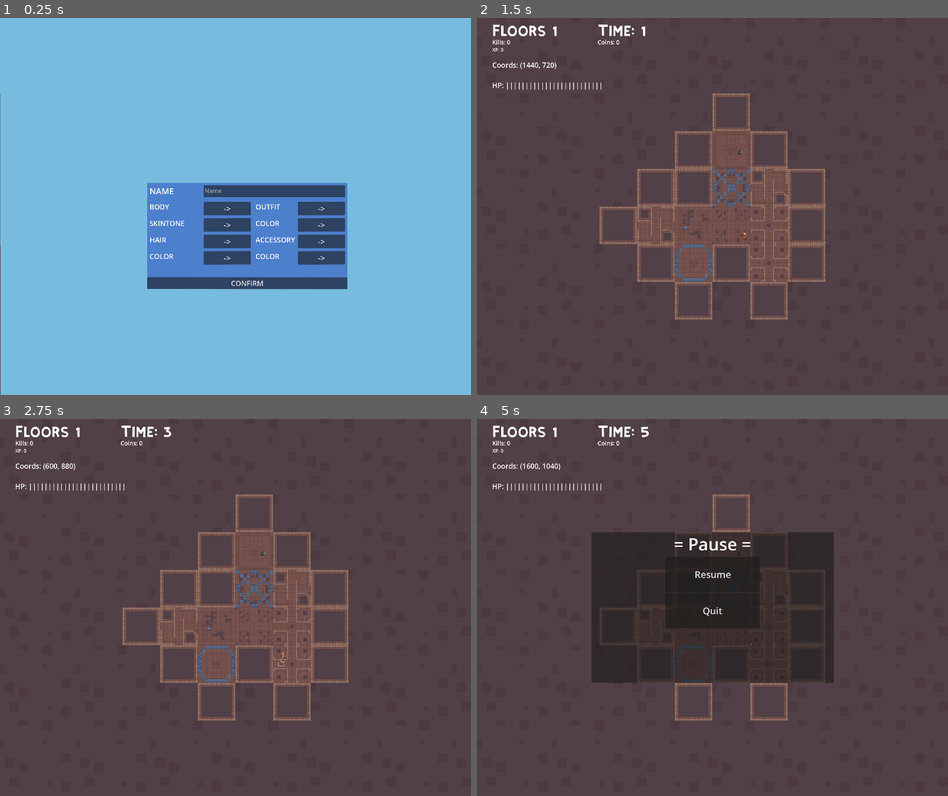
Above: before the commit, frames 1-4 (two rows, left to right).
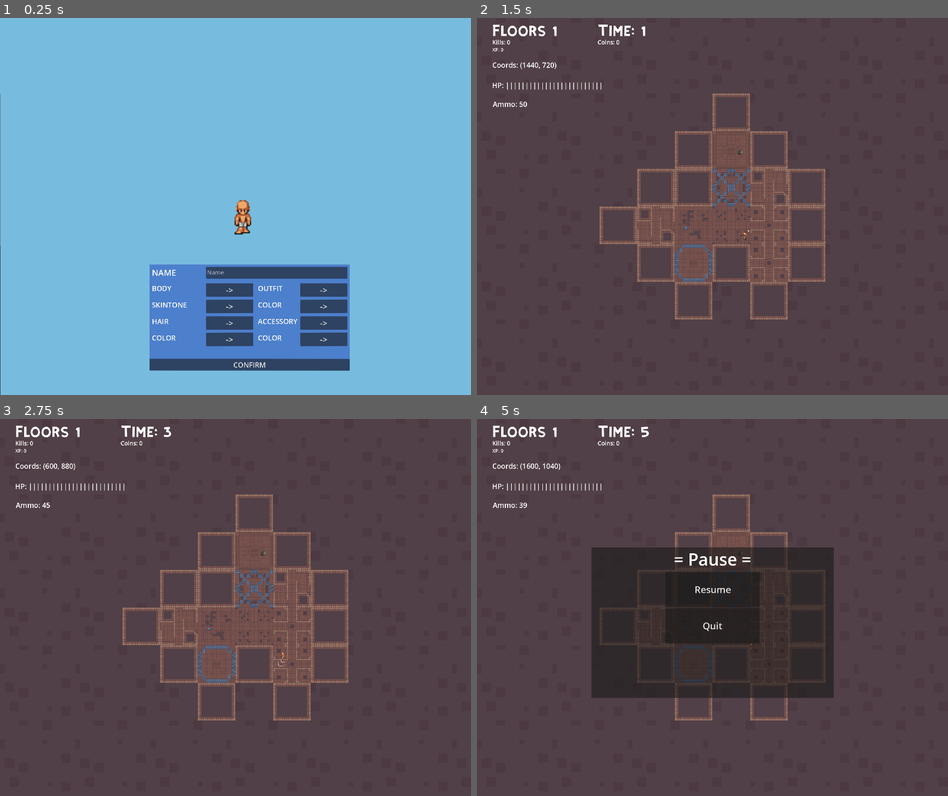
Above: after the commit, the same moments.

Repository: jaxonavena/Calamity
Game: Godot game, scene res://scenes/Character_Creator.tscn
Two runs of this game, one before a commit and one after it. Both use one fixed random seed, a clock stepped at 60 frames per second and the inputs below.
Inputs (mouse positions are in pixels of both pictures, inside the frame that each line leads up to):
- Up to frame 1 (0.25 s): no input
- Up to frame 2 (1.5 s): click "CONFIRM" at 0.5 s; tap Enter at 1.25 s; move the mouse to (816, 187) at 1.27 s; press the mouse at (816, 187) at 1.28 s; hold Right (ui_right) from 1.28 s (still down)
- Up to frame 3 (2.75 s): tap Space (attack) at 2, 2.1 s; move the mouse to (141, 626) at 2.02 s; release Right (ui_right) at 2.03 s; release the mouse at (141, 626) at 2.03 s; hold Down (ui_down) from 2.03 s (still down); click (141, 626) at 2.3 s
- Up to frame 4 (5 s): tap Enter at 2.75 s; move the mouse to (759, 524) at 2.77 s; release Down (ui_down) at 2.78 s; press the mouse at (759, 524) at 2.78 s; hold Right (ui_right) 2.78-3.53 s; tap Space (attack) at 3.5 s; move the mouse to (688, 682) at 3.52 s; release the mouse at (688, 682) at 3.53 s; hold Up (ui_up) 3.53-4.28 s; tap Tab (switch_weapon) at 3.6 s; click (688, 682) at 3.8 s; move the mouse to (853, 664) at 4.27 s; hold Left (ui_left) from 4.28 s (still down); hold E from 4.28 s (still down); click (853, 664) at 4.55 s; tap Escape (pause) at 4.9 s

The runs differ from the first frame. In frame 1, 20% of the frame differs, in the area x 31-75%, y 43-94%; in frame 2, less than 0.1%; in frame 3, less than 0.1%; in frame 4, 4.8%.
Error after the commit: Parse Error: Preload file "res://scenes/ammo.tscn" does not exist. (res://scripts/enemyglobin.gd:20)

Commit message:
Add ammo that is limited. Enemy goblins can drop more ammo.

Diff:
--- a/calamity-godotproject/scenes/Character_Creator.tscn
+++ b/calamity-godotproject/scenes/Character_Creator.tscn
@@ -1,12 +1,12 @@
-[gd_scene load_steps=10 format=3 uid="uid://s6lqdh421mbf"]
-
-[ext_resource type="Texture2D" uid="uid://ddt18x30kjjmp" path="res://art/body/char_a_p1_0bas_humn_v01.png" id="1_clu5r"]
+[gd_scene load_steps=10 format=3 uid="uid://rbf7b58e3qc4"]
+
+[ext_resource type="Texture2D" uid="uid://ddt18x30kjjmp" path="res://Godot-Fontpack-d244bf6170b399a6d4d26a0d906058ddf2dafdf1/fonts/Assets 4/body/char_a_p1_0bas_humn_v01.png" id="1_clu5r"]
 [ext_resource type="Script" path="res://scripts/character_creator.gd" id="1_gs0et"]
-[ext_resource type="Texture2D" uid="uid://dpg70eiwafm8x" path="res://art/hair/char_a_p1_4har_bob1_v01.png" id="2_07trh"]
+[ext_resource type="Texture2D" uid="uid://dpg70eiwafm8x" path="res://Godot-Fontpack-d244bf6170b399a6d4d26a0d906058ddf2dafdf1/fonts/Assets 4/hair/char_a_p1_4har_bob1_v01.png" id="2_07trh"]
 [ext_resource type="Script" path="res://scripts/body.gd" id="2_ks7au"]
-[ext_resource type="Texture2D" uid="uid://b0xun5rcnfovr" path="res://art/outfit/char_a_p1_1out_boxr_v01.png" id="3_5077u"]
+[ext_resource type="Texture2D" uid="uid://b0xun5rcnfovr" path="res://Godot-Fontpack-d244bf6170b399a6d4d26a0d906058ddf2dafdf1/fonts/Assets 4/outfit/char_a_p1_1out_boxr_v01.png" id="3_5077u"]
 [ext_resource type="Script" path="res://scripts/hair.gd" id="4_in7pi"]
-[ext_resource type="Texture2D" uid="uid://7rd0x02oxatk" path="res://art/accessories/char_a_p1_5hat_pfht_v04.png" id="4_n3u0l"]
+[ext_resource type="Texture2D" uid="uid://7rd0x02oxatk" path="res://Godot-Fontpack-d244bf6170b399a6d4d26a0d906058ddf2dafdf1/fonts/Assets 4/accessories/char_a_p1_5hat_pfht_v04.png" id="4_n3u0l"]
 [ext_resource type="Script" path="res://scripts/outfit.gd" id="6_pt14n"]
 [ext_resource type="Script" path="res://scripts/accessory.gd" id="8_puxo0"]
 
@@ -20,7 +20,7 @@
 color = Color(0.466667, 0.737255, 0.870588, 1)
 
 [node name="Skeleton" type="Node2D" parent="."]
-position = Vector2(1000, 1000)
+position = Vector2(1029.33, 860.999)
 scale = Vector2(5, 5)
 
 [node name="Body" type="Node2D" parent="Skeleton"]
@@ -63,13 +63,14 @@
 anchor_top = 1.0
 anchor_right = 0.5
 anchor_bottom = 1.0
-offset_left = -375.0
-offset_top = -900.0
-offset_right = 475.0
-offset_bottom = -450.0
+offset_left = -365.0
+offset_top = -554.0
+offset_right = 485.0
+offset_bottom = -104.0
 grow_horizontal = 2
 grow_vertical = 0
 color = Color(0.298039, 0.498039, 0.8, 1)
+metadata/_edit_use_anchors_ = true
 
 [node name="Details" type="ColorRect" parent="CreatorScreen/ColorRect"]
 layout_mode = 0
@@ -78,6 +79,7 @@
 offset_right = 840.0
 offset_bottom = 60.0
 color = Color(1, 1, 1, 0)
+metadata/_edit_use_anchors_ = true
 
 [node name="Label" type="Label" parent="CreatorScreen/ColorRect/Details"]
 layout_mode = 0
@@ -85,6 +87,7 @@
 offset_bottom = 42.0
 theme_override_font_sizes/font_size = 35
 text = "NAME"
+metadata/_edit_use_anchors_ = true
 
 [node name="TextEdit" type="TextEdit" parent="CreatorScreen/ColorRect/Details"]
 layout_mode = 1
@@ -99,6 +102,7 @@
 grow_vertical = 0
 theme_override_font_sizes/font_size = 25
 placeholder_text = "Name"
+metadata/_edit_use_anchors_ = true
 
 [node name="Body" type="ColorRect" parent="CreatorScreen/ColorRect"]
 layout_mode = 0
@@ -107,6 +111,7 @@
 offset_right = 360.0
 offset_bottom = 190.0
 color = Color(1, 1, 1, 0)
+metadata/_edit_use_anchors_ = true
 
 [node name="Label" type="Label" parent="CreatorScreen/ColorRect/Body"]
 layout_mode = 0
@@ -114,6 +119,7 @@
 offset_bottom = 42.0
 theme_override_font_sizes/font_size = 30
 text = "BODY"
+metadata/_edit_use_anchors_ = true
 
 [node name="Label2" type="Label" parent="CreatorScreen/ColorRect/Body"]
 layout_mode = 1
@@ -126,6 +132,7 @@
 grow_vertical = 0
 theme_override_font_sizes/font_size = 30
 text = "SKINTONE"
+metadata/_edit_use_anchors_ = true
 
 [node name="CollectionButton" type="Button" parent="CreatorScreen/ColorRect/Body"]
 layout_mode = 1
@@ -138,6 +145,7 @@
 grow_horizontal = 0
 theme_override_font_sizes/font_size = 35
 text = "->"
+metadata/_edit_use_anchors_ = true
 
 [node name="ColorButton" type="Button" parent="CreatorScreen/ColorRect/Body"]
 layout_mode = 1
@@ -155,13 +163,16 @@
 rotation = -0.00489868
 theme_override_font_sizes/font_size = 35
 text = "->"
+metadata/_edit_use_anchors_ = true
 
 [node name="Hair" type="ColorRect" parent="CreatorScreen/ColorRect"]
+layout_mode = 0
 offset_left = 10.0
 offset_top = 220.0
 offset_right = 360.0
 offset_bottom = 330.0
 color = Color(1, 1, 1, 0)
+metadata/_edit_use_anchors_ = true
 
 [node name="Label" type="Label" parent="CreatorScreen/ColorRect/Hair"]
 layout_mode = 0
@@ -169,6 +180,7 @@
 offset_bottom = 42.0
 theme_override_font_sizes/font_size = 30
 text = "HAIR"
+metadata/_edit_use_anchors_ = true
 
 [node name="Label2" type="Label" parent="CreatorScreen/ColorRect/Hair"]
 layout_mode = 1
@@ -182,6 +194,7 @@
 theme_override_font_sizes/font_size = 30
 text = "COLOR
 "
+metadata/_edit_use_anchors_ = true
 
 [node name="CollectionButton" type="Button" parent="CreatorScreen/ColorRect/Hair"]
 layout_mode = 1
@@ -194,6 +207,7 @@
 grow_horizontal = 0
 theme_override_font_sizes/font_size = 35
 text = "->"
+metadata/_edit_use_anchors_ = true
 
 [node name="ColorButton" type="Button" parent="CreatorScreen/ColorRect/Hair"]
 layout_mode = 1
@@ -211,6 +225,7 @@
 rotation = -0.00489868
 theme_override_font_sizes/font_size = 35
 text = "->"
+metadata/_edit_use_anchors_ = true
 
 [node name="Outfit" type="ColorRect" parent="CreatorScreen/ColorRect"]
 layout_mode = 1
@@ -223,6 +238,7 @@
 offset_bottom = 190.0
 grow_horizontal = 0
 color = Color(1, 1, 1, 0)
+metadata/_edit_use_anchors_ = true
 
 [node name="Label" type="Label" parent="CreatorScreen/ColorRect/Outfit"]
 layout_mode = 0
@@ -231,6 +247,7 @@
 offset_bottom = 49.0
 theme_override_font_sizes/font_size = 30
 text = "OUTFIT"
+metadata/_edit_use_anchors_ = true
 
 [node name="Label2" type="Label" parent="CreatorScreen/ColorRect/Outfit"]
 layout_mode = 1
@@ -245,6 +262,7 @@
 theme_override_font_sizes/font_size = 30
 text = "COLOR
 "
+metadata/_edit_use_anchors_ = true
 
 [node name="CollectionButton" type="Button" parent="CreatorScreen/ColorRect/Outfit"]
 layout_mode = 1
@@ -257,6 +275,7 @@
 grow_horizontal = 0
 theme_override_font_sizes/font_size = 35
 text = "->"
+metadata/_edit_use_anchors_ = true
 
 [node name="ColorButton" type="Button" parent="CreatorScreen/ColorRect/Outfit"]
 layout_mode = 1
@@ -274,6 +293,7 @@
 rotation = -0.00489868
 theme_override_font_sizes/font_size = 35
 text = "->"
+metadata/_edit_use_anchors_ = true
 
 [node name="Accessory" type="ColorRect" parent="CreatorScreen/ColorRect"]
 layout_mode = 1
@@ -289,6 +309,7 @@
 grow_horizontal = 0
 grow_vertical = 2
 color = Color(1, 1, 1, 0)
+metadata/_edit_use_anchors_ = true
 
 [node name="Label" type="Label" parent="CreatorScreen/ColorRect/Accessory"]
 layout_mode = 0
@@ -297,6 +318,7 @@
 offset_bottom = 49.0
 theme_override_font_sizes/font_size = 30
 text = "ACCESSORY"
+metadata/_edit_use_anchors_ = true
 
 [node name="Label2" type="Label" parent="CreatorScreen/ColorRect/Accessory"]
 layout_mode = 1
@@ -311,6 +333,7 @@
 theme_override_font_sizes/font_size = 30
 text = "COLOR
 "
+metadata/_edit_use_anchors_ = true
 
 [node name="CollectionButton" type="Button" parent="CreatorScreen/ColorRect/Accessory"]
 layout_mode = 1
@@ -323,6 +346,7 @@
 grow_horizontal = 0
 theme_override_font_sizes/font_size = 35
 text = "->"
+metadata/_edit_use_anchors_ = true
 
 [node name="ColorButton" type="Button" parent="CreatorScreen/ColorRect/Accessory"]
 layout_mode = 1
@@ -340,6 +364,7 @@
 rotation = -0.00489868
 theme_override_font_sizes/font_size = 35
 text = "->"
+metadata/_edit_use_anchors_ = true
 
 [node name="ConfirmButton" type="Button" parent="CreatorScreen/ColorRect"]
 layout_mode = 1
@@ -353,6 +378,7 @@
 rotation = 0.00105653
 theme_override_font_sizes/font_size = 30
 text = "CONFIRM"
+metadata/_edit_use_anchors_ = true
 
 [connection signal="text_changed" from="CreatorScreen/ColorRect/Details/TextEdit" to="." method="_on_text_edit_text_changed"]
 [connection signal="pressed" from="CreatorScreen/ColorRect/Body/CollectionButton" to="Skeleton/Body" method="_on_collection_button_pressed"]
--- a/calamity-godotproject/scenes/dungeon_generator.tscn
+++ b/calamity-godotproject/scenes/dungeon_generator.tscn
@@ -106,6 +106,17 @@
 theme_override_font_sizes/font_size = 30
 text = "Health:"
 
+[node name="Ammo" type="Label" parent="CanvasLayer/StatDisplay"]
+layout_mode = 0
+offset_left = 67.0
+offset_top = 344.0
+offset_right = 195.0
+offset_bottom = 392.0
+theme_override_font_sizes/font_size = 30
+text = "Ammo:"
+
 [node name="CanvasLayer2" type="CanvasLayer" parent="."]
 
 [node name="PauseMenu" parent="CanvasLayer2" instance=ExtResource("20_28ujn")]
+offset_top = 64.0
+offset_bottom = 64.0
--- a/calamity-godotproject/scenes/player.tscn
+++ b/calamity-godotproject/scenes/player.tscn
@@ -2,10 +2,10 @@
 
 [ext_resource type="Script" path="res://scripts/player.gd" id="1_d64db"]
 [ext_resource type="Texture2D" uid="uid://266tydyydbie" path="res://art/characters/player.png" id="2_y4q85"]
-[ext_resource type="Texture2D" uid="uid://ddt18x30kjjmp" path="res://art/body/char_a_p1_0bas_humn_v01.png" id="3_0xlvr"]
-[ext_resource type="Texture2D" uid="uid://dpg70eiwafm8x" path="res://art/hair/char_a_p1_4har_bob1_v01.png" id="4_atut4"]
-[ext_resource type="Texture2D" uid="uid://b0xun5rcnfovr" path="res://art/outfit/char_a_p1_1out_boxr_v01.png" id="5_hu0ng"]
-[ext_resource type="Texture2D" uid="uid://7rd0x02oxatk" path="res://art/accessories/char_a_p1_5hat_pfht_v04.png" id="6_iiggx"]
+[ext_resource type="Texture2D" uid="uid://ddt18x30kjjmp" path="res://Godot-Fontpack-d244bf6170b399a6d4d26a0d906058ddf2dafdf1/fonts/Assets 4/body/char_a_p1_0bas_humn_v01.png" id="3_0xlvr"]
+[ext_resource type="Texture2D" uid="uid://dpg70eiwafm8x" path="res://Godot-Fontpack-d244bf6170b399a6d4d26a0d906058ddf2dafdf1/fonts/Assets 4/hair/char_a_p1_4har_bob1_v01.png" id="4_atut4"]
+[ext_resource type="Texture2D" uid="uid://b0xun5rcnfovr" path="res://Godot-Fontpack-d244bf6170b399a6d4d26a0d906058ddf2dafdf1/fonts/Assets 4/outfit/char_a_p1_1out_boxr_v01.png" id="5_hu0ng"]
+[ext_resource type="Texture2D" uid="uid://7rd0x02oxatk" path="res://Godot-Fontpack-d244bf6170b399a6d4d26a0d906058ddf2dafdf1/fonts/Assets 4/accessories/char_a_p1_5hat_pfht_v04.png" id="6_iiggx"]
 [ext_resource type="Texture2D" uid="uid://dp3gxm2scrcxs" path="res://art/effects (new)/slash_effect_anim_f1.png" id="7_bslmm"]
 
 [sub_resource type="AtlasTexture" id="AtlasTexture_vm5is"]
--- a/calamity-godotproject/scenes/projectile.tscn
+++ b/calamity-godotproject/scenes/projectile.tscn
@@ -1,7 +1,7 @@
 [gd_scene load_steps=7 format=3 uid="uid://cy4xx1hlip17m"]
 
 [ext_resource type="Script" path="res://scripts/projectile.gd" id="1_bghdu"]
-[ext_resource type="Texture2D" uid="uid://d1wva6w4iw2g3" path="res://art/props_itens/bomb_anim_f0.png" id="1_em8n3"]
+[ext_resource type="Texture2D" uid="uid://b0jkv0nao7obk" path="res://art/effects (new)/explosion_anim_f0.png" id="2_mig4h"]
 
 [sub_resource type="CircleShape2D" id="CircleShape2D_lpoks"]
 radius = 4.0
@@ -24,9 +24,8 @@
 script = ExtResource("1_bghdu")
 
 [node name="Sprite2D" type="Sprite2D" parent="."]
-position = Vector2(0, -1.5)
-scale = Vector2(1, 0.9375)
-texture = ExtResource("1_em8n3")
+scale = Vector2(0.3125, 0.304688)
+texture = ExtResource("2_mig4h")
 
 [node name="Area2D" type="Area2D" parent="."]
 
--- a/calamity-godotproject/scripts/dungeon_generator.gd
+++ b/calamity-godotproject/scripts/dungeon_generator.gd
@@ -40,6 +40,7 @@
 var coins_label
 var xp_label
 var health_label
+var ammo_label
 
 # DebugDisplay
 var mouse_pos_label
@@ -559,6 +560,7 @@
 	coins_label = stat_display.get_node("Coins")
 	xp_label = stat_display.get_node("XP")
 	health_label = stat_display.get_node("Health")
+	ammo_label = stat_display.get_node("Ammo")
 
 func update_stats():
 	# Update the stat labels on the UI
@@ -568,6 +570,7 @@
 	coins_label.text = "Coins: " + str(global_script.player_coins)
 	xp_label.text = "XP: " + str(global_script.player_xp)
 	health_label.text = "HP: "  + ("|".repeat(global_script.player_health / 10))
+	ammo_label.text = "Ammo: " + str(global_script.player_ammo)
 
 func find_debug_labels():
 	# Grab on to the debug labels on the UI
--- a/calamity-godotproject/scripts/enemyglobin.gd
+++ b/calamity-godotproject/scripts/enemyglobin.gd
@@ -17,6 +17,7 @@
 @export var fire_rate: float = 0.5  # Time between shots
 var projectile = preload("res://scenes/projectile.tscn") # import the projectile scene
 var coin_bag = preload("res://scenes/item_drop.tscn") # import the coin bag scene
+var ammo = preload("res://scenes/ammo.tscn")
 var health = 30 # set goblin health to 30
 var player_in_attack_zone = false # set enemy to no tbe in the player's attack zone
 @onready var hit_effect = $HitEffect # set the variable that triggers a hit effect
@@ -111,6 +112,8 @@
 	var num = randi_range(0, 10)
 	if num > 2: # Chance to drop coins
 		place_item(coin_bag)
+		if num > 4:
+			place_item(ammo)
 
 func place_item(item):
 	var item_instance = item.instantiate()
--- a/calamity-godotproject/scripts/global.gd
+++ b/calamity-godotproject/scripts/global.gd
@@ -20,6 +20,7 @@
 # PLAYER STATS SET TO DEFAULT
 var player_health = 250
 var player_coins = 0
+var player_ammo = 50
 var player_xp = 0
 var floors = 1
 var time_survived = 0.0
--- a/calamity-godotproject/scripts/player.gd
+++ b/calamity-godotproject/scripts/player.gd
@@ -57,11 +57,12 @@
 func _process(delta):
 	# Shoot projectile when the player presses the shoot button
 	if !global_script.pause_game:
-		if Input.is_action_pressed("shoot") and can_shoot:
+		if Input.is_action_pressed("shoot") and can_shoot and global_script.player_ammo > 0:
 			shoot_projectile() #run shoot function
 			can_shoot = false #set ability to shoot to false for cooldown
 			# Wait for the next shot
 			await wait_for(0.2)
+			global_script.player_ammo -= 1
 
 			can_shoot = true #set it back to true after cooldown
 
